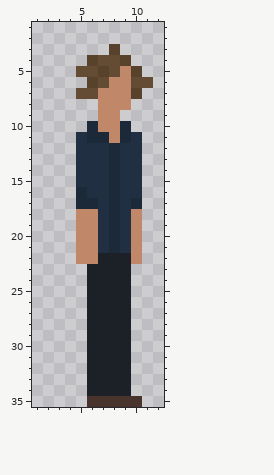
Two versions of one pixel-art sprite, public/assets/npcJimmy.png. The picture above is the old version.
The file is 19x36 pixels. Shown: x 1..12, y 1..35. The old version is drawn lined up with the new one.
Once edited:
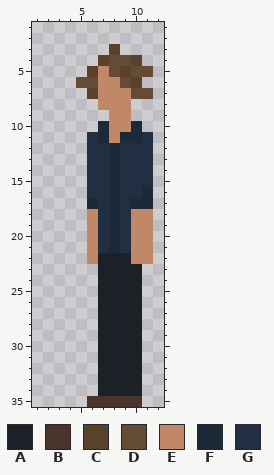
Palette (. is transparent): A #1b2127  B #49332d  C #58422c  D #634b34  E #c08868  F #1b2938  G #203042
Edits made:
whole drawing moved by -2,+0 (the old picture is shown already moved)
y 4: x 6..7 CD -> .C; x 9..10 C. -> DC
y 5: x 5..7 DDC -> .CE; x 9..11 EC. -> CDD
y 6: x 5..7 .CD -> DDE; x 9..11 EDD -> DC.
y 7: x 5..6 DD -> .C; x 10..11 C. -> DD
y 9: x 7 E -> .; x 9 . -> E
y 10: x 6..7 FE -> .F; x 9..10 F. -> EF
y 11: x 5..6 GF -> .G; x 10..11 G. -> FG
y 12..15: x 5 G -> .; x 11 . -> G
y 16..17: x 5 F -> .; x 11 . -> F
y 18..22: x 5 E -> .; x 11 . -> E
y 23..34: x 6 A -> .; x 10 . -> A
